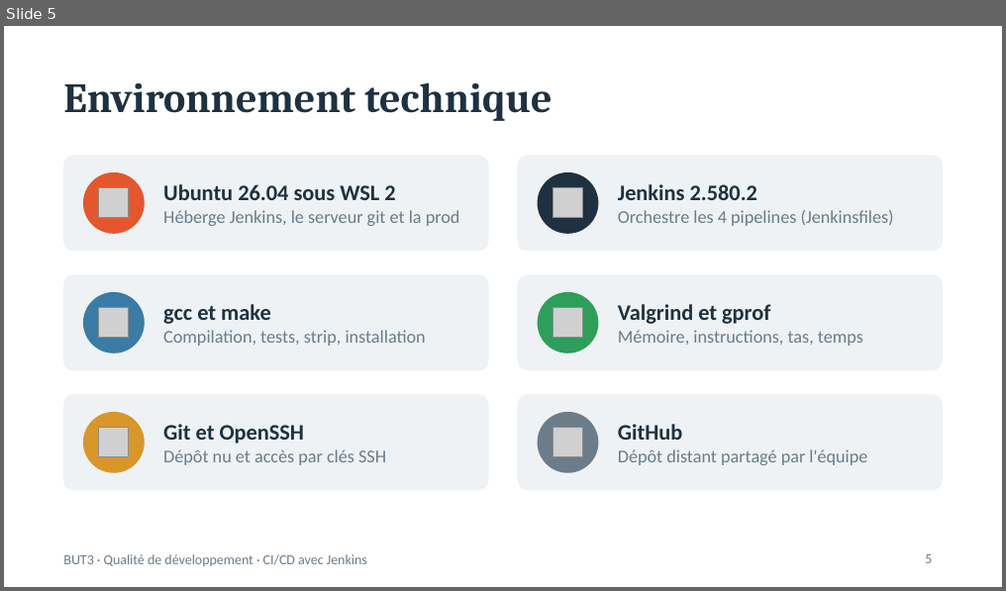
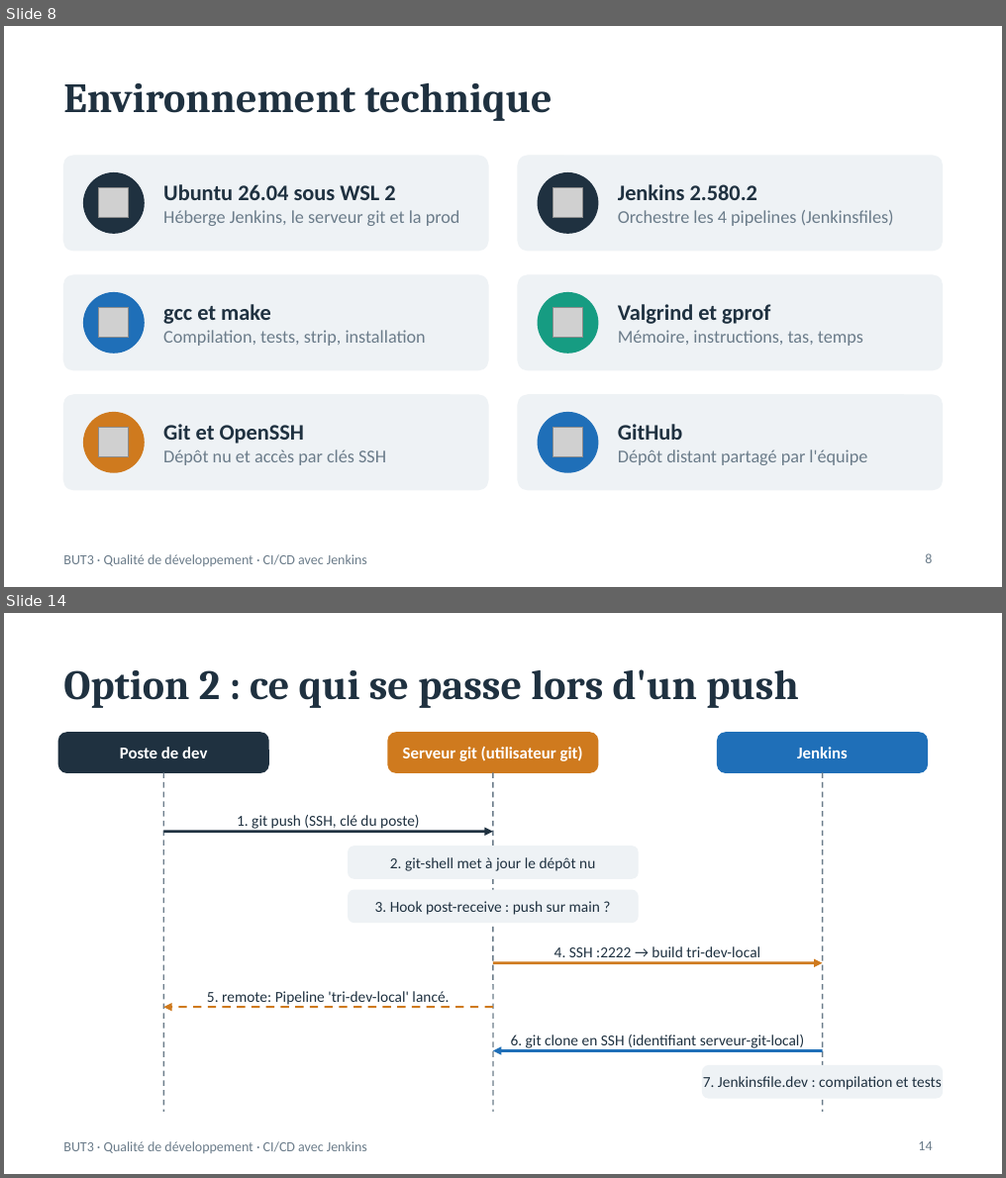
Before and after one commit to humariu506/test_jenkins, a slide deck: docs/Presentation_CICD_Jenkins.pptx. Shown one above the other, each under a label of ours: slide 5 before the commit, slides 8 and 14 after it; the slides between them are not shown. The pictures are 1006x591 and 1006x1178 pixels, drawn with LibreOffice and Linux fonts; fonts in the diff are those of the drawing; grey boxes stand for pictures. Boxes give left, top, right and bottom in pixels: in the first picture for what was removed or moved away, otherwise in the second. Text is boxed around its words. In the diff, an @@ line names an element or a change of style, - is before the commit and + after.

Commit message:
Expand presentation: team, Gantt, pipeline and option 2 diagrams, profiling results

```diff
--- a/docs/Presentation_CICD_Jenkins.pptx
+++ b/docs/Presentation_CICD_Jenkins.pptx
@@ slide 14 added at (4,613,1002,1174), background #FFFFFF; not listed: 1 template element that a slide beside it also shows @@
@@ title added at (63,669,798,708), 30 pt, text #1F3140, bold @@
+Option 2 : ce qui se passe lors d'un push
@@ rounded rectangle added at (58,733,268,772), fill #1F3140, outline #1F3140 1 pt @@
@@ text added at (120,747,207,759), 12 pt, text #FFFFFF, bold @@
+Poste de dev
@@ rounded rectangle added at (388,733,598,772), fill #CF7A1E, outline #CF7A1E 1 pt @@
@@ text added at (403,747,583,761), 12 pt, text #FFFFFF, bold @@
+Serveur git (utilisateur git)
@@ rounded rectangle added at (718,733,927,772), fill #1F6FB8, outline #1F6FB8 1 pt @@
@@ text added at (797,747,847,759), 12 pt, text #FFFFFF, bold @@
+Jenkins
@@ line added from (163, 772) to (163, 1112), #6B7C8A 1 pt dashed @@
@@ line added from (493, 772) to (493, 1112), #6B7C8A 1 pt dashed @@
@@ line added from (823, 772) to (823, 1112), #6B7C8A 1 pt dashed @@
@@ text added at (237,815,419,831), 11 pt, text #1F3140 @@
+1. git push (SSH, clé du poste)
@@ arrow added from (163, 832) to (493, 832), #1F3140 2 pt @@
@@ rounded rectangle added at (349,847,638,878), fill #EEF2F5, outline #EEF2F5 1 pt @@
@@ text added at (390,858,595,871), 11 pt, text #1F3140 @@
+2. git-shell met à jour le dépôt nu
@@ rounded rectangle added at (349,890,638,922), fill #EEF2F5, outline #EEF2F5 1 pt @@
@@ text added at (375,901,600,915), 11 pt, text #1F3140 @@
+3. Hook post-receive : push sur main ?
@@ arrow added from (493, 963) to (823, 963), #CF7A1E 2 pt @@
@@ text added at (554,947,760,962), 11 pt, text #1F3140 @@
+4. SSH :2222 → build tri-dev-local
@@ text added at (207,991,449,1005), 11 pt, text #1F3140 @@
+5. remote: Pipeline 'tri-dev-local' lancé.
@@ arrow added from (493, 1007) to (163, 1007), #CF7A1E 1.5 pt dashed @@
@@ arrow added from (823, 1052) to (493, 1052), #1F6FB8 2 pt @@
@@ text added at (511,1035,804,1051), 11 pt, text #1F3140 @@
+6. git clone en SSH (identifiant serveur-git-local)
@@ rounded rectangle added at (703,1066,943,1098), fill #EEF2F5, outline #EEF2F5 1 pt @@
@@ text added at (703,1076,942,1090), 11 pt, text #1F3140 @@
+7. Jenkinsfile.dev : compilation et tests
@@ page number added at (918,1142,932,1151), 10 pt, text #6B7C8A @@
+14
@@ what was slide 5 is now slide 8 @@
@@ slide 8 changed as well @@
@@ ellipse at (84,174,144,234): fill #E4572E to #1F3140; outline #E4572E 1 pt to #1F3140 1 pt @@
@@ ellipse at (84,292,144,353): fill #3A7CA5 to #1F6FB8; outline #3A7CA5 1 pt to #1F6FB8 1 pt @@
@@ ellipse at (538,292,598,353): fill #2E9E5B to #169C82; outline #2E9E5B 1 pt to #169C82 1 pt @@
@@ ellipse at (84,413,144,473): fill #D9962B to #CF7A1E; outline #D9962B 1 pt to #CF7A1E 1 pt @@
@@ ellipse at (538,413,598,473): fill #6B7C8A to #1F6FB8; outline #6B7C8A 1 pt to #1F6FB8 1 pt @@
@@ page number at (925,554,932,564): text changed @@
-5
+8
```
Also in this commit, not shown: 4 other slides changed, 12 other slides added.
